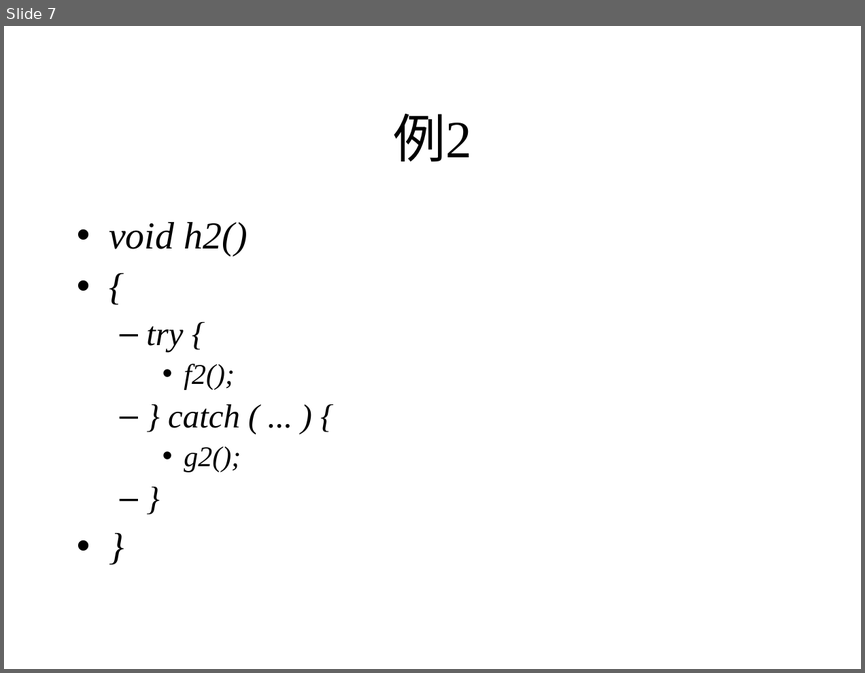
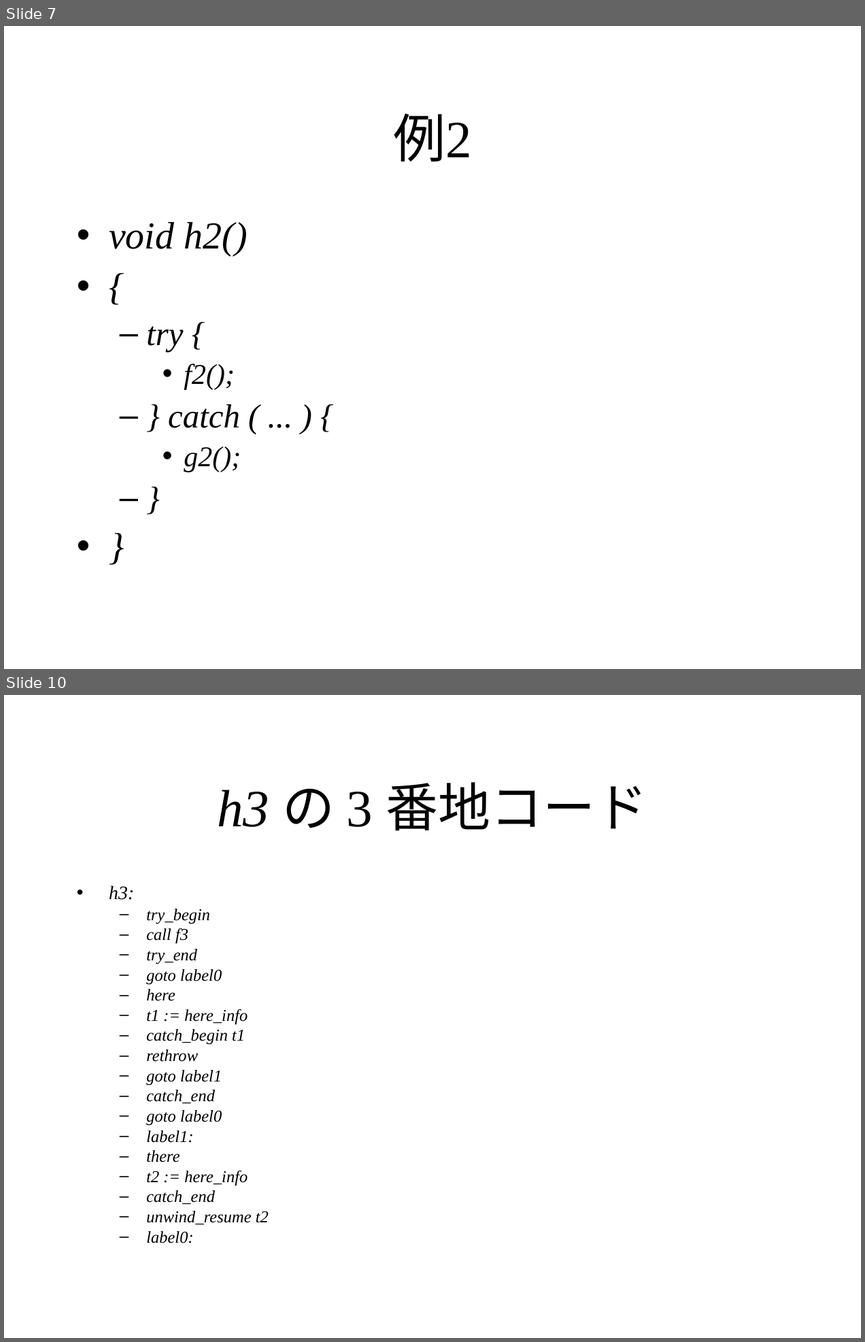
Before and after one commit to KeiHasegawa/cxx_doc, a slide deck: 24_exception_3ac.ppt. Shown one above the other, each under a label of ours: slide 7 before the commit, slides 7 and 10 after it; the slides between them are not shown. The pictures are 865x673 and 865x1342 pixels, drawn with LibreOffice and Linux fonts; fonts in the diff are those of the drawing. Boxes give left, top, right and bottom in pixels: in the first picture for what was removed or moved away, otherwise in the second. Text is boxed around its words. In the diff, an @@ line names an element or a change of style, - is before the commit and + after.

```diff
--- a/24_exception_3ac.ppt
+++ b/24_exception_3ac.ppt
@@ slide 10 added at (4,695,861,1338), background #FFFFFF @@
@@ title added at (217,782,648,831), 44 pt, text #000000 @@
+h3 の 3 番地コード
@@ text added at (109,885,269,1243), 14 pt, text #000000, italic @@
+• h3:
+  – try_begin
+  – call f3
+  – try_end
+  – goto label0
+  – here
+  – t1 := here_info
+  – catch_begin t1
+  – rethrow
+  – goto label1
+  – catch_end
+  – goto label0
+  – label1:
+  – there
+  – t2 := here_info
+  – catch_end
+  – unwind_resume t2
+  – label0:
```
Also in this commit, not shown: 5 slides changed, 1 other slide added, 3 other files.
